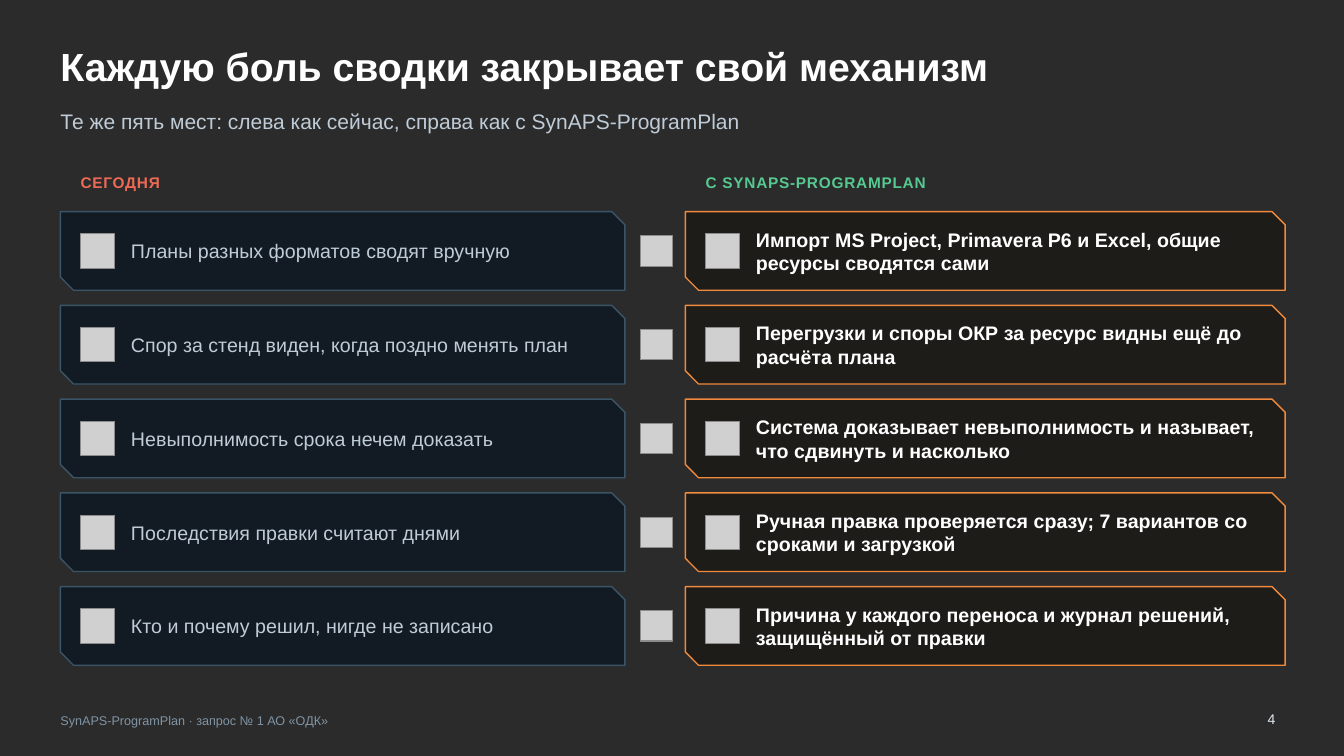
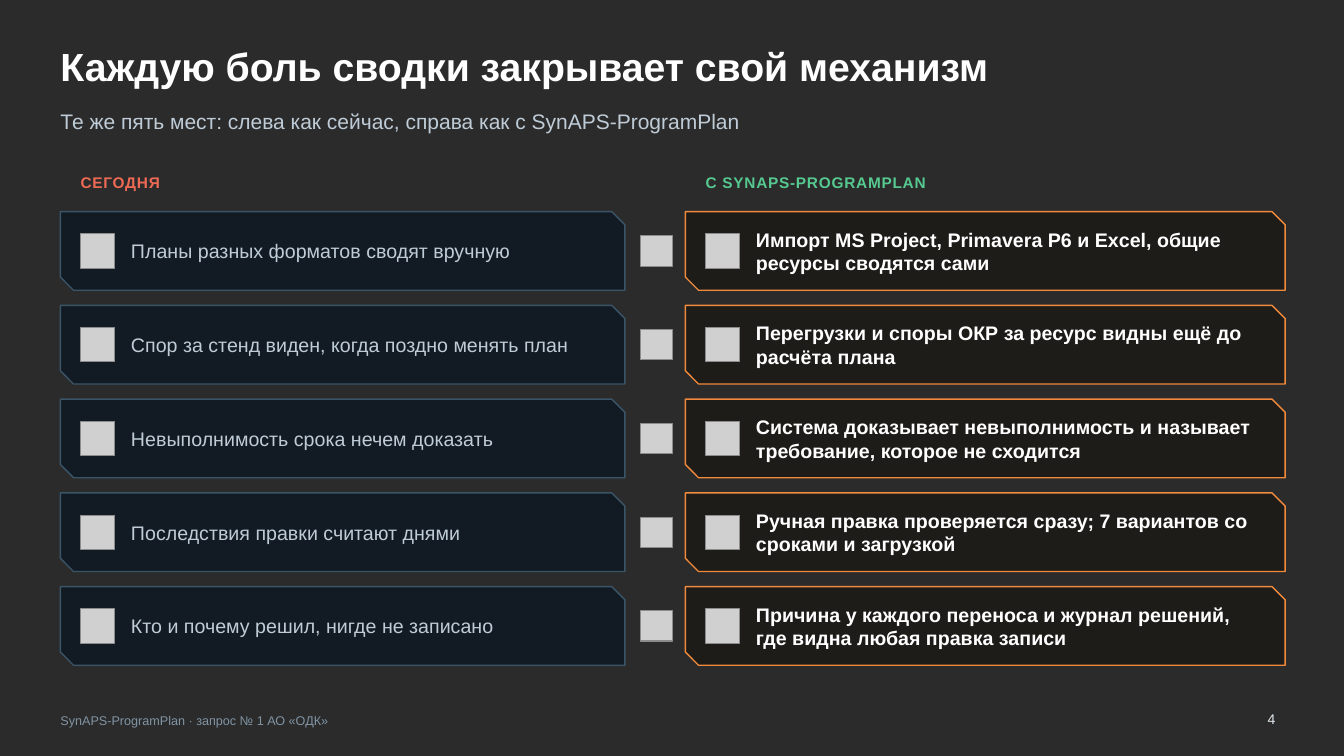
Before and after one commit to KonkovDV/SynAPS-ProgramPlan, a slide deck: slide 4 of SynAPS-ProgramPlan_ODK.pptx. Drawn at 1344x756 pixels with LibreOffice and Linux fonts; fonts in the diff are those of the drawing; grey boxes stand for pictures; background and template pictures are left out; a plain dark background stands for a picture behind light text. Boxes give left, top, right and bottom in pixels: in the first picture for what was removed or moved away, otherwise in the second. Text is boxed around its words. In the diff, an @@ line names an element or a change of style, - is before the commit and + after.

```diff
--- a/SynAPS-ProgramPlan_ODK.pptx
+++ b/SynAPS-ProgramPlan_ODK.pptx
@@ text at (x1=756, y1=420, x2=1250, y2=462): text changed @@
-Система доказывает невыполнимость и называет, что сдвинуть и насколько
+Система доказывает невыполнимость и называет требование, которое не сходится
@@ text at (x1=756, y1=607, x2=1230, y2=649): text changed @@
-Причина у каждого переноса и журнал решений, защищённый от правки
+Причина у каждого переноса и журнал решений, где видна любая правка записи
```
Also in this commit, not shown: 15 other slides changed, 1 other file.
